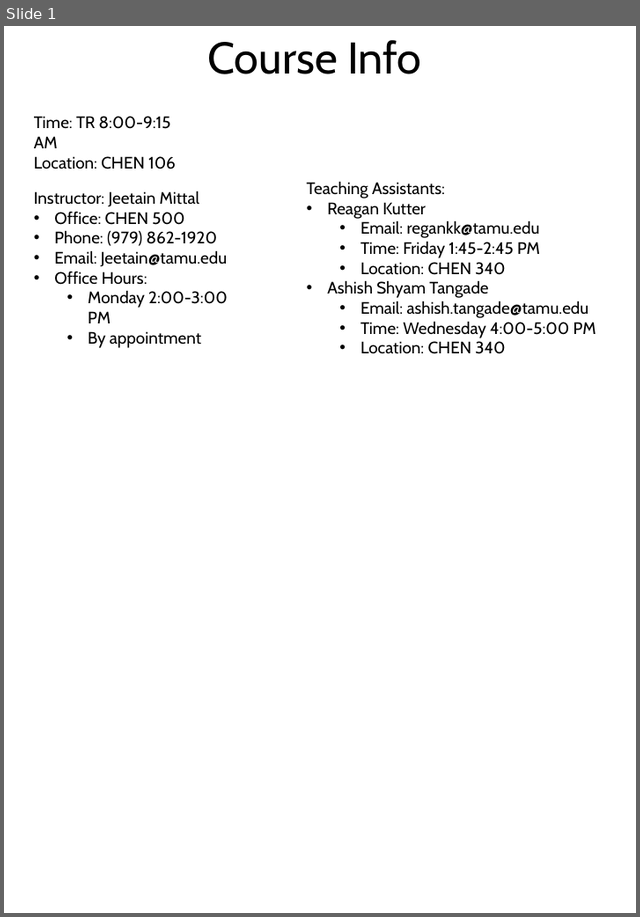
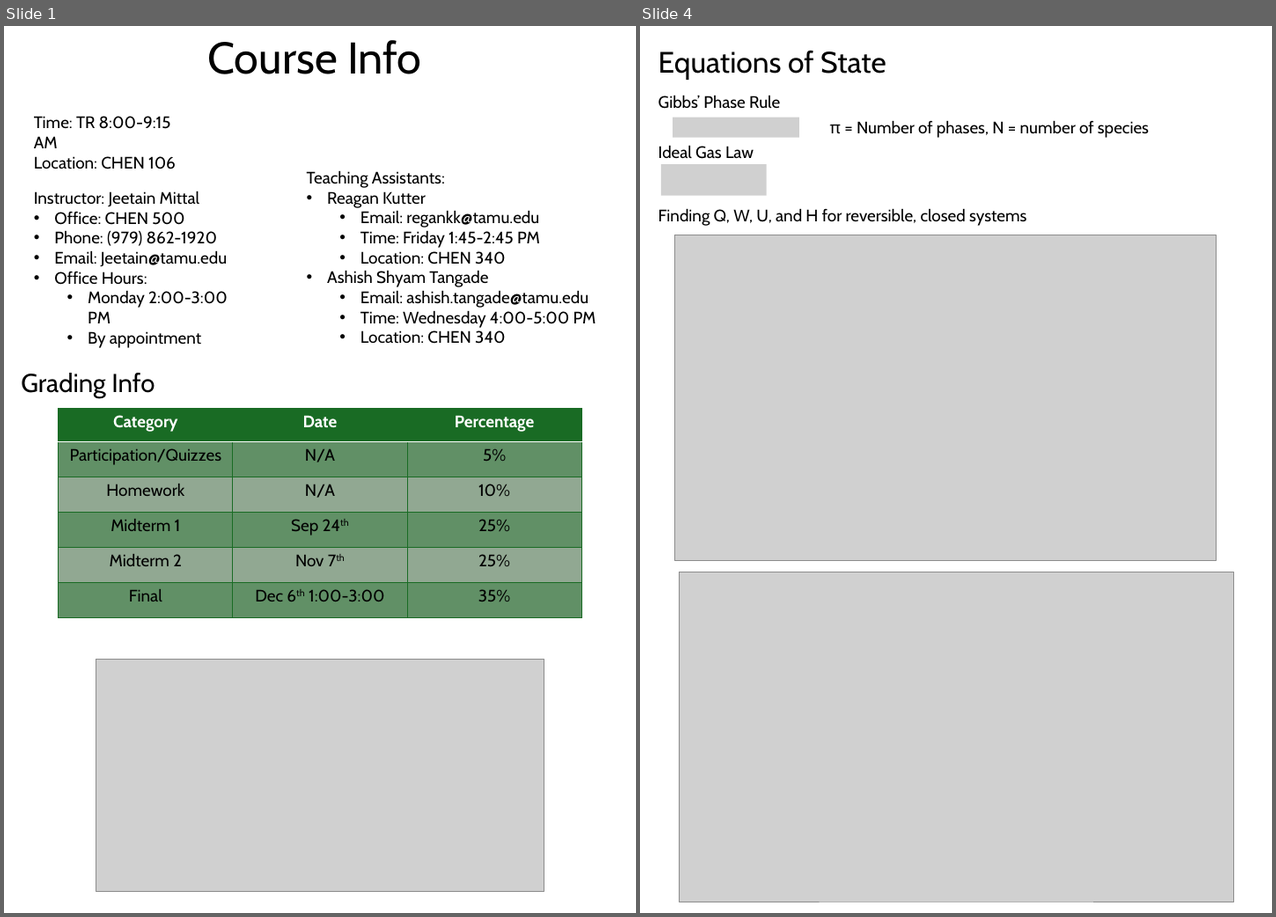
Before and after one commit to 1980s-Space-Guy/Fall24Classes, a slide deck: ThermodynamicsII.pptx. Shown side by side, each under a label of ours: slide 1 before the commit, slides 1 and 4 after it; the slides between them are not shown. The pictures are 640x917 and 1276x917 pixels, drawn with LibreOffice and Linux fonts; fonts in the diff are those of the drawing; grey boxes stand for pictures. Boxes give left, top, right and bottom in pixels: in the first picture for what was removed or moved away, otherwise in the second. Text is boxed around its words. In the diff, an @@ line names an element or a change of style, - is before the commit and + after.

```diff
--- a/ThermodynamicsII.pptx
+++ b/ThermodynamicsII.pptx
@@ slide 4 added at bbox=[640, 26, 1272, 913], background #FFFFFF @@
@@ text added at bbox=[658, 50, 886, 80], 32 pt, text #000000 @@
+Equations of State
@@ text added at bbox=[658, 95, 780, 109], 18 pt, text #000000 @@
+Gibbs’ Phase Rule
@@ picture added at bbox=[673, 118, 799, 137] @@
@@ text added at bbox=[830, 120, 1149, 138], 18 pt, text #000000 @@
+π = Number of phases, N = number of species
@@ text added at bbox=[658, 145, 754, 159], 18 pt, text #000000 @@
+Ideal Gas Law
@@ picture added at bbox=[661, 164, 767, 196] @@
@@ text added at bbox=[658, 208, 1026, 226], 18 pt, text #000000 @@
+Finding Q, W, U, and H for reversible, closed systems
@@ picture added at bbox=[674, 235, 1216, 560] @@
@@ picture added at bbox=[679, 572, 1232, 902] @@
@@ slide 1 changed as well @@
@@ text "Teaching Assistants:": place and size @@
-text "Teaching Assistants:" at bbox=[307, 181, 596, 354]
+text "Teaching Assistants:" at bbox=[307, 170, 596, 344]
@@ text added at bbox=[21, 373, 154, 398], 28 pt, text #000000 @@
+Grading Info
@@ table added at bbox=[59, 409, 581, 617], 6 rows, 3 columns @@
+Category | Date | Percentage
+Participation/Quizzes | N/A | 5%
+Homework | N/A | 10%
+Midterm 1 | Sep 24th | 25%
+Midterm 2 | Nov 7th | 25%
+Final | Dec 6th 1:00-3:00 | 35%
@@ picture added at bbox=[96, 659, 544, 891] @@
```
Also in this commit, not shown: 6 other slides added, 2 other files.
